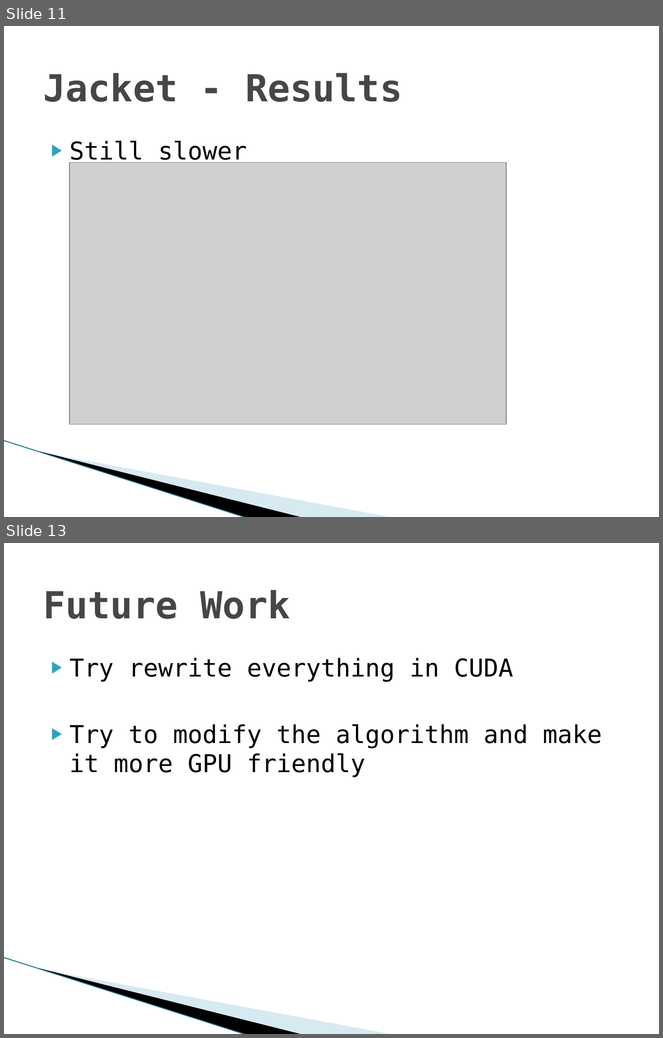
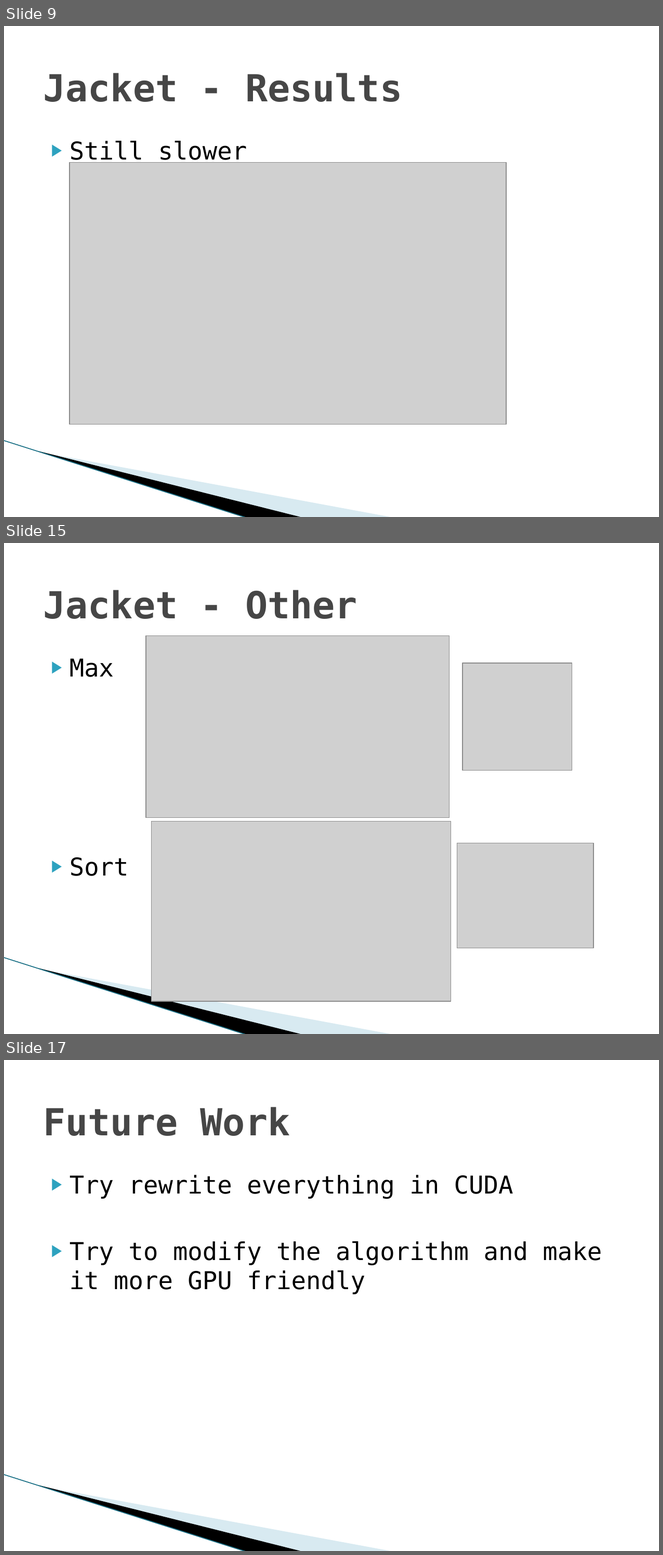
Before and after one commit to Keripo/DancingMonkeysAccelerated, a slide deck: final/presentation.pptx. Shown one above the other, each under a label of ours: slides 11 and 13 before the commit, slides 9, 15 and 17 after it; the slides between them are not shown. The pictures are 663x1038 and 663x1555 pixels, drawn with LibreOffice and Linux fonts; fonts in the diff are those of the drawing; grey boxes stand for pictures; background and template pictures are left out. Boxes give left, top, right and bottom in pixels: in the first picture for what was removed or moved away, otherwise in the second. Text is boxed around its words. In the diff, an @@ line names an element or a change of style, - is before the commit and + after.

```diff
--- a/final/presentation.pptx
+++ b/final/presentation.pptx
@@ slide 15 added at [4, 543, 659, 1034], background #FFFFFF; not listed: 3 template elements that a slide beside it also shows @@
@@ title added at [43, 590, 358, 619], 41 pt, text #464646, bold @@
+Jacket - Other
@@ picture added at [146, 636, 450, 818] @@
@@ text added at [70, 658, 129, 876], 27 pt, text #000000 @@
+▶ Max
+▶ Sort
@@ picture added at [463, 663, 572, 770] @@
@@ picture added at [152, 822, 451, 1002] @@
@@ picture added at [457, 843, 594, 949] @@
@@ what was slide 11 is now slide 9 @@
@@ what was slide 13 is now slide 17 @@
```
Also in this commit, not shown: 1 slide changed, 6 other slides added, 3 slides removed.
